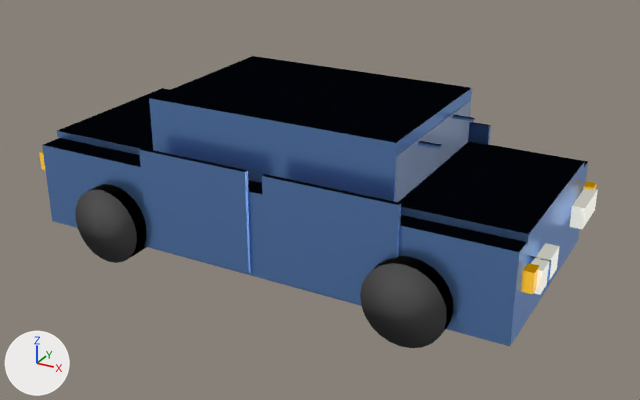
Two versions of the glTF model tools/flowboard/models/sedan.gltf, one commit apart.
Before and after are seen from a camera (50 mm lens) standing at (3.45, -6.07, 3.51) and looking at (0.13, -0.04, 0.5). Every picture has the same lights, and +X, +Y and +Z are marked at lower left. The first picture is the older version. Where no turn or scale is listed for an object, it has been applied to the vertices. Vertices at exactly the same position are counted once.

Names of what the first picture shows: 'body', 'cabin', 'door_FL', 'door_FR', 'door_RL', 'headlight_L', 'headlight_R', 'hood', 'trunklid', 'wheel_FL', 'wheel_RL', 'windshield' and 6 more.
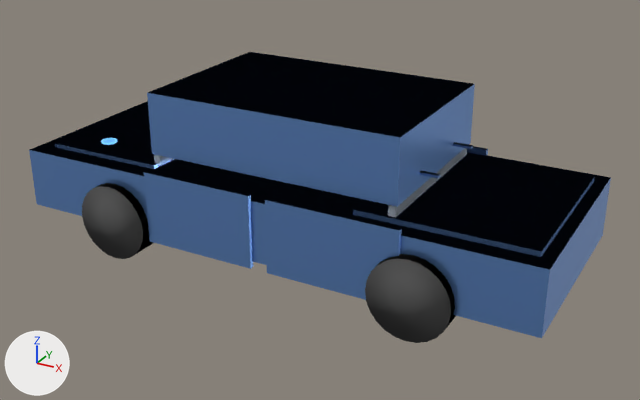
Location of each change, (x1, y1, x2, y2) in pixels of the pictures (640 x 400 px):
'cabin', rescaled (6% taller)
    before: (149, 56, 472, 202)
    after: (147, 52, 475, 207)
'body', rescaled
    before: (42, 138, 588, 346)
    after: (29, 101, 611, 338)
'hood', moved, rescaled
    before: (398, 141, 585, 245)
    after: (353, 154, 595, 257)
'door_FL', moved, rescaled (21% shorter)
    before: (262, 174, 401, 304)
    after: (265, 198, 402, 300)
'door_RL', moved, rescaled (21% shorter)
    before: (139, 148, 251, 273)
    after: (144, 171, 253, 269)
'wheel_FL', moved
    before: (360, 256, 453, 348)
    after: (365, 254, 456, 343)
'trunklid', reshaped
    before: (57, 88, 170, 155)
    after: (55, 105, 166, 169)
'wheel_RL', moved
    before: (75, 184, 146, 263)
    after: (82, 183, 153, 259)
'door_FR', moved, rescaled (mostly hidden afterwards)
    before: (468, 122, 491, 145)
    after: (467, 146, 488, 156)
'windshield', unchanged, covered by the edit
    before: (395, 100, 471, 202)
    after: (388, 148, 467, 218)

The change in detail:
me_body is used by ob_body; location (0.0, 0.0, 0.0).
me_body had 8 vertices, 12 faces and spanned x -2.1..2.1, y -0.93..0.93, z 0.16..0.88.
me_body now has 8 vertices, 12 faces and spans x -2.3..2.3, y -0.9..0.9, z 0.27..0.79.
me_body part 1: the whole mesh is scaled about its middle by (1.1, 0.968, 0.722), then moved by (0.0, 0.0, 0.01).
me_cabin is used by ob_cabin; location (0.0, 0.0, 0.0).
me_cabin had 8 vertices, 12 faces and spanned x -1.02..1.12, y -0.76..0.76, z 0.89..1.41.
me_cabin now has 8 vertices, 12 faces and spans x -1.05..1.15, y -0.75..0.75, z 0.93..1.45.
me_cabin part 2: the whole mesh is scaled about its middle by (1.02, 0.987, 1), then moved by (0.0, 0.0, 0.04).
me_hood is used by ob_hood; location (0.0, 0.0, 0.0).
me_hood had 8 vertices, 12 faces and spanned x 0.86..2.11, y -0.76..0.76, z 0.86..0.94.
me_hood now has 8 vertices, 12 faces and spans x 0.8..2.2, y -0.75..0.75, z 0.77..0.83.
me_hood part 3: the whole mesh is scaled about its middle by (1.12, 0.987, 0.75), then moved by (0.02, 0.0, -0.1).
me_trunklid is used by ob_trunklid; location (0.0, 0.0, 0.0).
me_trunklid had 8 vertices, 12 faces and spanned x -2.105..-1.055, y -0.74..0.74, z 0.89..0.95.
me_trunklid now has 8 vertices, 12 faces and spans x -2.15..-1.05, y -0.74..0.74, z 0.775..0.825.
Part 4, on me_trunklid:
Vertex 0 of me_trunklid moves from (-1.055, -0.74, 0.95) to (-1.05, -0.74, 0.825) at pixel (153, 165).
Vertex 1 of me_trunklid moves from (-1.055, -0.74, 0.89) to (-1.05, -0.74, 0.775).
Vertex 2 of me_trunklid moves from (-1.055, 0.74, 0.89) to (-1.05, 0.74, 0.775).
Vertex 3 of me_trunklid moves from (-1.055, 0.74, 0.95) to (-1.05, 0.74, 0.825).
Vertex 4 of me_trunklid moves from (-2.105, 0.74, 0.95) at pixel (162, 88) to (-2.15, 0.74, 0.825).
Vertex 5 of me_trunklid moves from (-2.105, 0.74, 0.89) to (-2.15, 0.74, 0.775).
Vertex 6 of me_trunklid moves from (-2.105, -0.74, 0.89) at pixel (57, 137) to (-2.15, -0.74, 0.775).
Vertex 7 of me_trunklid moves from (-2.105, -0.74, 0.95) at pixel (56, 130) to (-2.15, -0.74, 0.825) at pixel (54, 143).
me_door_fl is used by ob_door_fl; location (0.0, 0.0, 0.0).
me_door_fl had 8 vertices, 12 faces and spanned x 0.15..1.25, y -0.96..-0.92, z 0.195..1.045.
me_door_fl now has 8 vertices, 12 faces and spans x 0.15..1.25, y -0.93..-0.89, z 0.22..0.84.
me_door_fl part 5: the whole mesh is scaled about its middle by (1, 1, 0.729), then moved by (0.0, 0.03, -0.09).
me_door_fr is used by ob_door_fr; location (0.0, 0.0, 0.0).
me_door_fr had 8 vertices, 12 faces and spanned x 0.15..1.25, y 0.92..0.96, z 0.195..1.045.
me_door_fr now has 8 vertices, 12 faces and spans x 0.15..1.25, y 0.89..0.93, z 0.22..0.84.
me_door_fr part 6: the whole mesh is scaled about its middle by (1, 1, 0.729), then moved by (0.0, -0.03, -0.09).
me_door_rl is used by ob_door_rl; location (0.0, 0.0, 0.0).
me_door_rl had 8 vertices, 12 faces and spanned x -1.0..0.0, y -0.96..-0.92, z 0.195..1.045.
me_door_rl now has 8 vertices, 12 faces and spans x -1.0..0.0, y -0.93..-0.89, z 0.22..0.84.
me_door_rl part 7: the whole mesh is scaled about its middle by (1, 1, 0.729), then moved by (0.0, 0.03, -0.09).
Object 'wheel_FL' (ob_wheel_fl) moves from (1.35, -0.93, 0.33) to (1.35, -0.85, 0.33).
Object 'wheel_RL' (ob_wheel_rl) moves from (-1.35, -0.93, 0.33) to (-1.35, -0.85, 0.33).
